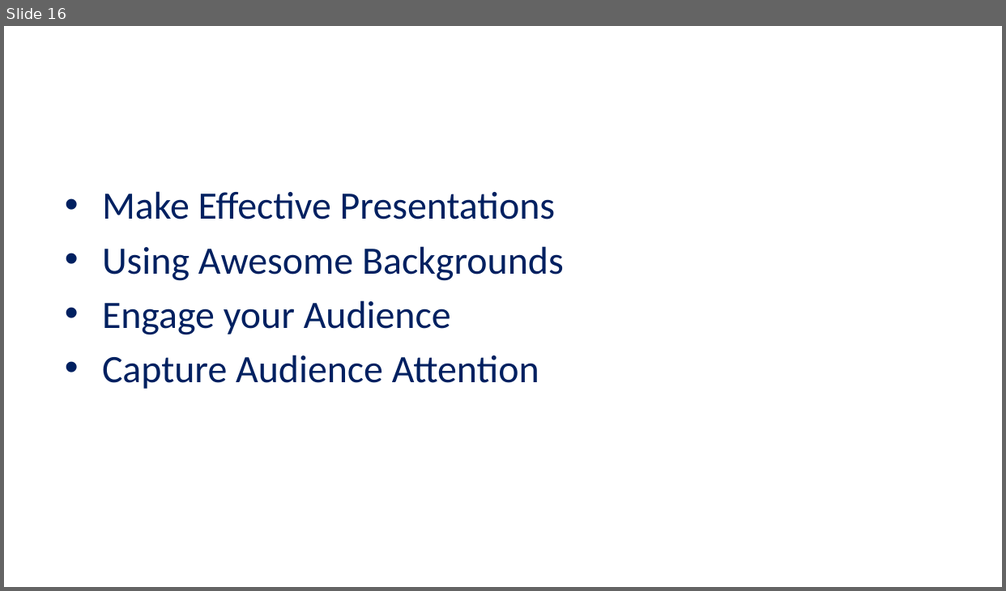
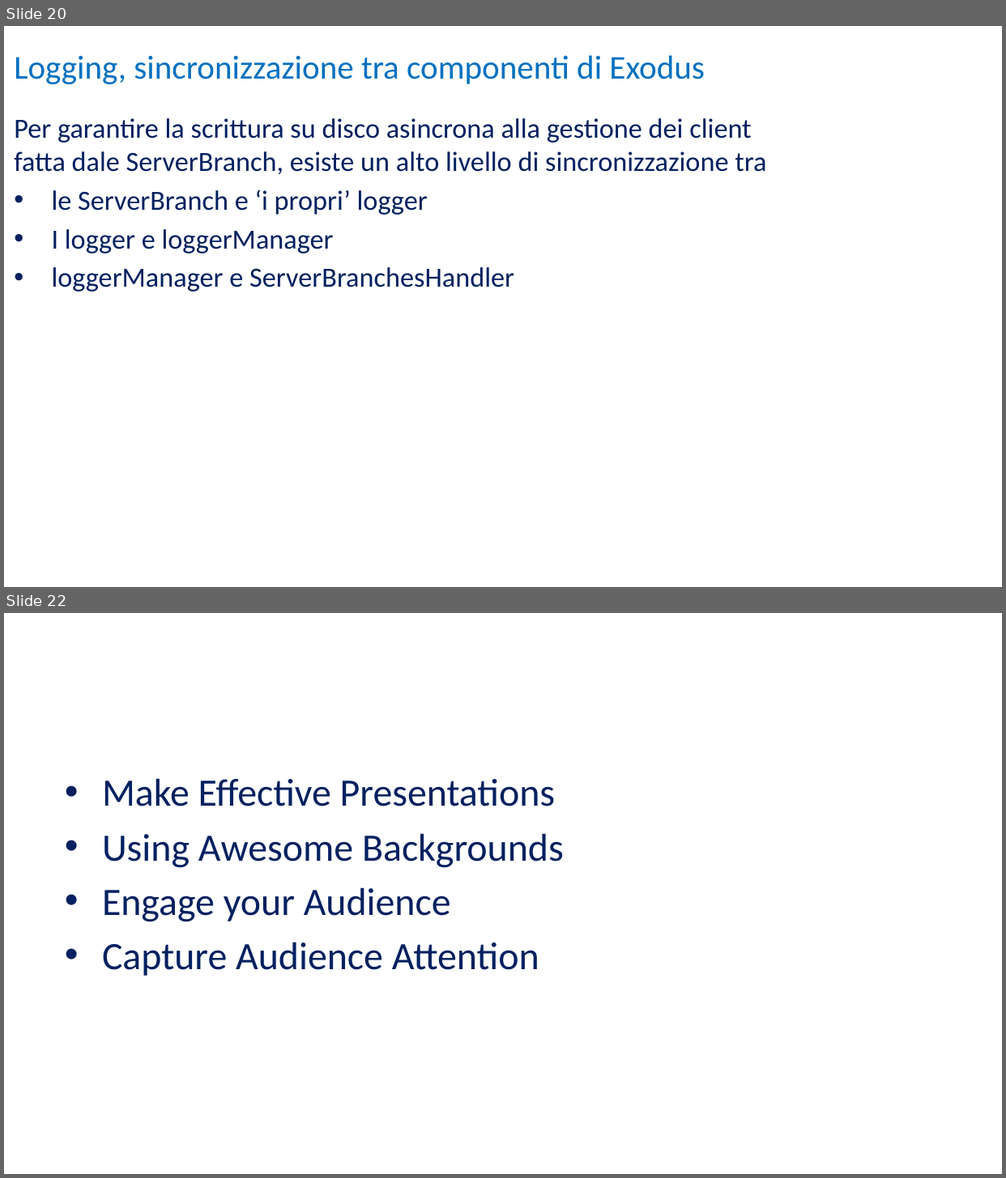
Before and after one commit to UltraLe/ServerWeb, a slide deck: RelazioneIIW.pptx. Shown one above the other, each under a label of ours: slide 16 before the commit, slides 20 and 22 after it; the slides between them are not shown. The pictures are 1006x591 and 1006x1178 pixels, drawn with LibreOffice and Linux fonts; fonts in the diff are those of the drawing; background and template pictures are left out. Boxes give left, top, right and bottom in pixels: in the first picture for what was removed or moved away, otherwise in the second. Text is boxed around its words. In the diff, an @@ line names an element or a change of style, - is before the commit and + after.

Commit message:
Add files via upload
Relazione, da finire logger, loggerManager e sincronizzazione con disegno

```diff
--- a/RelazioneIIW.pptx
+++ b/RelazioneIIW.pptx
@@ slide 20 added at (4,26,1002,587), background picture (left out) @@
@@ title added at (14,55,705,84), 24 pt, text #0070C0 @@
+Logging, sincronizzazione tra componenti di Exodus
@@ text added at (14,118,766,292), 20 pt, text #002060 @@
+Per garantire la scrittura su disco asincrona alla gestione dei client fatta dale ServerBranch, esiste un alto livello di sincronizzazione tra
+• le ServerBranch e ‘i propri’ logger
+• I logger e loggerManager
+• loggerManager e ServerBranchesHandler
@@ what was slide 16 is now slide 22 @@
```
Also in this commit, not shown: 5 slides changed, 5 other slides added.
